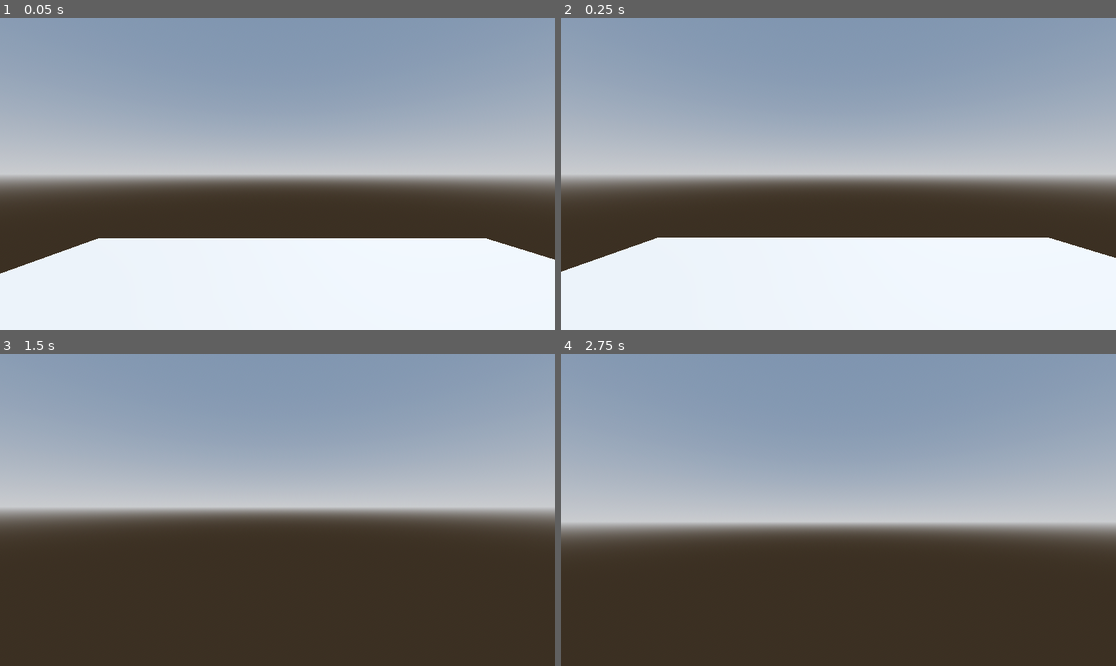
Above: before the commit, frames 1-4 (two rows, left to right).
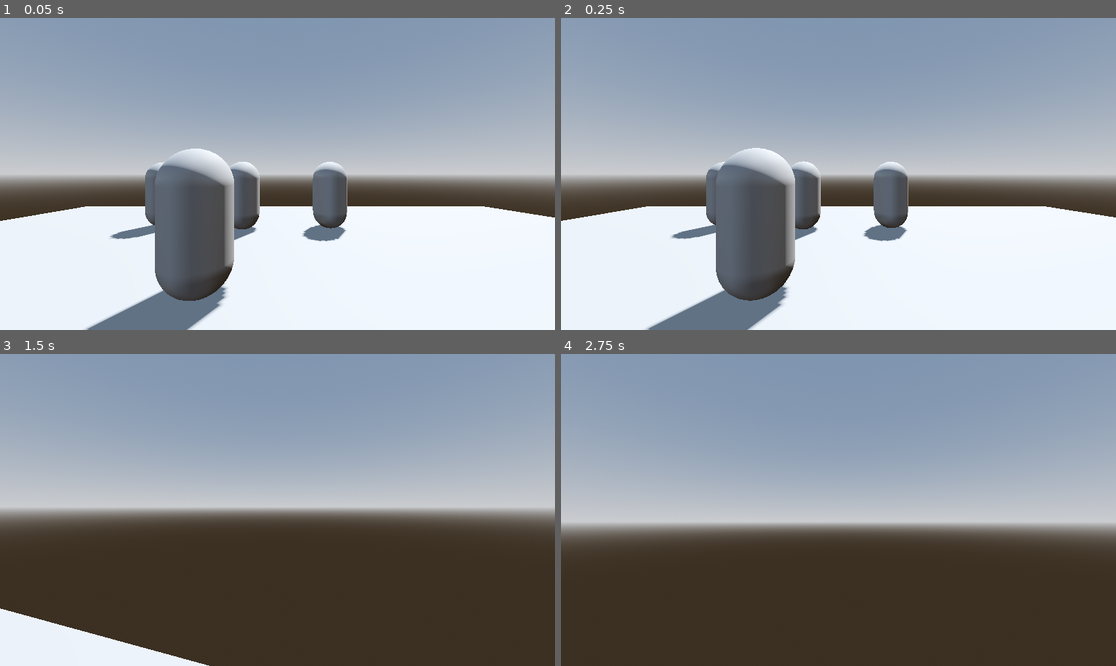
Above: after the commit, the same moments.

Repository: hebedebe/Murdernihilator-7-Unyielding-Flesh-Dream
Game: Godot game, scene res://Maps/testing.tscn
Same seed, same stepped clock (60 frames per second), same inputs: the game is played once before the commit and once after it.
Inputs (mouse positions are in pixels of both pictures, inside the frame that each line leads up to):
- Up to frame 1 (0.05 s): no input
- Up to frame 2 (0.25 s): no input
- Up to frame 3 (1.5 s): tap Enter at 0.5 s; move the mouse to (305, 510) at 0.52 s; hold F (kick) 0.53-1.28 s; hold W (move_forward) from 0.53 s (still down); tap Space (jump) at 0.77 s; move the mouse to (249, 510) at 1.27 s; tap F (kick) at 1.35 s
- Up to frame 4 (2.75 s): keep holding W (move_forward); tap Space (jump) at 1.52, 2 s; move the mouse to (849, 503) at 2.02 s; hold F (kick) from 2.03 s (still down)

The runs differ from the first frame. In frame 1, 19% of the frame differs, in the area x 0-100%, y 41-100%; in frame 2, 18%; in frame 3, 3.5%; in frame 4, nothing differs.

Commit message:
added dummies

Diff:
--- /dev/null
+++ b/Actors/Dummy/dummy.tscn
@@ -0,0 +1,30 @@
+[gd_scene format=3 uid="uid://dame871bpsowo"]
+
+[ext_resource type="Script" uid="uid://crubfkko2d2yu" path="res://Components/KnockbackComponent/knockback_component.gd" id="1_4wjmn"]
+[ext_resource type="Script" uid="uid://dkyqu0lchg05q" path="res://Components/HitstopComponent/hitstop_component.gd" id="2_rui4n"]
+
+[sub_resource type="CapsuleShape3D" id="CapsuleShape3D_vvw3x"]
+
+[sub_resource type="CapsuleMesh" id="CapsuleMesh_vvw3x"]
+
+[node name="Dummy" type="RigidBody3D" unique_id=1148793133]
+
+[node name="CollisionShape3D" type="CollisionShape3D" parent="." unique_id=235172500]
+transform = Transform3D(1, 0, 0, 0, 1, 0, 0, 0, 1, 0, 1, 0)
+shape = SubResource("CapsuleShape3D_vvw3x")
+
+[node name="MeshInstance3D" type="MeshInstance3D" parent="CollisionShape3D" unique_id=609162574]
+mesh = SubResource("CapsuleMesh_vvw3x")
+
+[node name="KnockbackComponent" type="Node" parent="." unique_id=1905260633 node_paths=PackedStringArray("velocity_target")]
+unique_name_in_owner = true
+script = ExtResource("1_4wjmn")
+velocity_target = NodePath("..")
+metadata/_custom_type_script = "uid://crubfkko2d2yu"
+
+[node name="HitstopComponent" type="Node" parent="." unique_id=2045319192]
+script = ExtResource("2_rui4n")
+duration = 0.1
+metadata/_custom_type_script = "uid://dkyqu0lchg05q"
+
+[connection signal="knocked_back_no_args" from="KnockbackComponent" to="HitstopComponent" method="hitstop"]
--- a/Actors/Player/player.tscn
+++ b/Actors/Player/player.tscn
@@ -4,11 +4,12 @@
 [ext_resource type="Script" uid="uid://ogke4tceyk7h" path="res://Components/HealthComponent/health_component.gd" id="1_vhr1b"]
 [ext_resource type="Script" uid="uid://bkneh17a21syg" path="res://Components/InputComponent/input_component.gd" id="2_5ni5v"]
 [ext_resource type="Script" uid="uid://t4s3ngqk0pbd" path="res://Components/MovementComponent/movement_component.gd" id="4_b63gh"]
-[ext_resource type="Script" uid="uid://dkyqu0lchg05q" path="res://Components/HitstopComponent/hitstop_component.gd" id="5_n7l8t"]
 [ext_resource type="Script" uid="uid://cku1vco2vkbfg" path="res://Components/VelocityComponent/velocity_component.gd" id="6_isd1h"]
 [ext_resource type="Script" uid="uid://crubfkko2d2yu" path="res://Components/KnockbackComponent/knockback_component.gd" id="7_8gtf5"]
 [ext_resource type="Script" uid="uid://dgdrhakp1liet" path="res://Components/LookComponent/look_component.gd" id="8_awv0x"]
 [ext_resource type="Script" uid="uid://bfu8ya1536p7k" path="res://Components/MeleeComponent/melee_component.gd" id="9_pnakb"]
+[ext_resource type="AudioStream" uid="uid://ceyfsoc84q7ml" path="res://Sounds/FX/kick_landed.mp3" id="10_g1lo4"]
+[ext_resource type="AudioStream" uid="uid://cogj3y1t6ncpb" path="res://Sounds/FX/whiff.mp3" id="11_sciwa"]
 
 [sub_resource type="CapsuleMesh" id="CapsuleMesh_vhr1b"]
 
@@ -34,6 +35,7 @@
 
 [node name="EyeMesh" type="MeshInstance3D" parent="PlayerMesh" unique_id=653130255]
 transform = Transform3D(1, 0, 0, 0, 1, 0, 0, 0, 1, 0, 0.615, -0.21891785)
+cast_shadow = 0
 mesh = SubResource("BoxMesh_vhr1b")
 
 [node name="PlayerCollider" type="CollisionShape3D" parent="." unique_id=228833280]
@@ -44,11 +46,6 @@
 transform = Transform3D(1, 0, 0, 0, 1, 0, 0, 0, 1, 0, 1.6274803, 0)
 
 [node name="Camera3D" type="Camera3D" parent="Neck" unique_id=1404921878]
-
-[node name="HitstopComponent" type="Node" parent="." unique_id=521752760]
-unique_name_in_owner = true
-script = ExtResource("5_n7l8t")
-metadata/_custom_type_script = "uid://dkyqu0lchg05q"
 
 [node name="VelocityComponent" type="Node" parent="." unique_id=703024950 node_paths=PackedStringArray("bodies_to_update")]
 unique_name_in_owner = true
@@ -96,6 +93,13 @@
 ignored_bodies = [NodePath("..")]
 metadata/_custom_type_script = "uid://bfu8ya1536p7k"
 
+[node name="KickLanded" type="AudioStreamPlayer" parent="MeleeComponent" unique_id=1746496607]
+stream = ExtResource("10_g1lo4")
+
+[node name="Whiff" type="AudioStreamPlayer" parent="MeleeComponent" unique_id=1158846088]
+stream = ExtResource("11_sciwa")
+volume_db = -12.772
+
 [node name="KickArea" type="Area3D" parent="." unique_id=1619331825]
 
 [node name="CollisionShape3D" type="CollisionShape3D" parent="KickArea" unique_id=1643599495]
@@ -106,3 +110,5 @@
 [connection signal="kick_requested" from="InputComponent" to="MeleeComponent" method="attack"]
 [connection signal="look_input" from="InputComponent" to="LookComponent" method="on_look_input"]
 [connection signal="move_direction_changed" from="InputComponent" to="MovementComponent" method="on_move_direction_changed"]
+[connection signal="attack_landed" from="MeleeComponent" to="MeleeComponent/KickLanded" method="play"]
+[connection signal="attacked" from="MeleeComponent" to="MeleeComponent/Whiff" method="play"]
--- a/Components/KnockbackComponent/knockback_component.gd
+++ b/Components/KnockbackComponent/knockback_component.gd
@@ -1,6 +1,7 @@
 class_name KnockbackComponent extends Node
 
 signal knocked_back(strength: float, direction: Basis)
+signal knocked_back_no_args
 
 @export_category("Links")
 @export var velocity_target: Node
@@ -12,3 +13,4 @@
 	elif "linear_velocity" in velocity_target:
 		velocity_target.linear_velocity += impulse
 	knocked_back.emit(strength, direction)
+	knocked_back_no_args.emit()
--- a/Components/MeleeComponent/melee_component.gd
+++ b/Components/MeleeComponent/melee_component.gd
@@ -2,6 +2,7 @@
 
 signal attacked
 signal attack_landed
+signal attack_missed
 
 @export_category("Links")
 @export var melee_area: Area3D
@@ -34,5 +35,7 @@
 	attacked.emit()
 	if did_attack_hit:
 		attack_landed.emit()
+	else:
+		attack_missed.emit()
 
 #endregion
--- a/Maps/testing.tscn
+++ b/Maps/testing.tscn
@@ -1,6 +1,7 @@
 [gd_scene format=3 uid="uid://b0jocf00cv2ky"]
 
 [ext_resource type="PackedScene" uid="uid://bcvq8duyqbfwm" path="res://Actors/Player/player.tscn" id="1_s4e7g"]
+[ext_resource type="PackedScene" uid="uid://dame871bpsowo" path="res://Actors/Dummy/dummy.tscn" id="2_i278h"]
 
 [sub_resource type="ProceduralSkyMaterial" id="ProceduralSkyMaterial_s4e7g"]
 sky_horizon_color = Color(0.66224277, 0.6717428, 0.6867428, 1)
@@ -27,7 +28,19 @@
 [node name="CSGBox3D" type="CSGBox3D" parent="." unique_id=1608129016]
 transform = Transform3D(1, 0, 0, 0, 1, 0, 0, 0, 1, 0, -0.27856445, 0)
 use_collision = true
-size = Vector3(10, 0.443, 10)
+size = Vector3(20, 0.5, 20)
 
 [node name="Player" parent="." unique_id=85920957 instance=ExtResource("1_s4e7g")]
 transform = Transform3D(1, 0, 0, 0, 1, 0, 0, 0, 1, -0.37729895, 1.1920929e-07, 0.22959614)
+
+[node name="Dummy" parent="." unique_id=1148793133 instance=ExtResource("2_i278h")]
+transform = Transform3D(1, 0, 0, 0, 1, 0, 0, 0, 1, -1.4799721, -0.057064533, -2.5599704)
+
+[node name="Dummy2" parent="." unique_id=1191317912 instance=ExtResource("2_i278h")]
+transform = Transform3D(1, 0, 0, 0, 1, 0, 0, 0, 1, -3.9038925, -0.02856493, -6.1011906)
+
+[node name="Dummy3" parent="." unique_id=339196454 instance=ExtResource("2_i278h")]
+transform = Transform3D(1, 0, 0, 0, 1, 0, 0, 0, 1, -1.4091253, -0.02856493, -5.803854)
+
+[node name="Dummy4" parent="." unique_id=1102449950 instance=ExtResource("2_i278h")]
+transform = Transform3D(1, 0, 0, 0, 1, 0, 0, 0, 1, 1.2067735, -0.02856493, -5.9473743)
Not shown, added: Sounds/FX/kick_landed.mp3.import
Not shown, added: Sounds/FX/whiff.mp3.import
Not shown, added: Sounds/FX/kick_landed.mp3
Not shown, added: Sounds/FX/whiff.mp3
